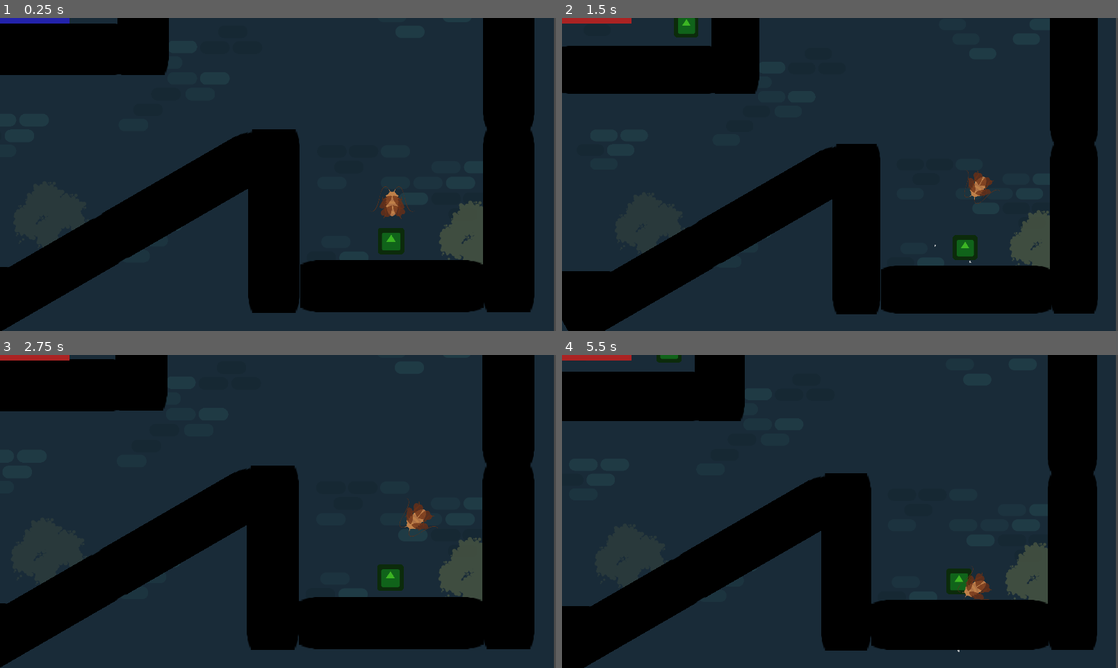
Above: before the commit, frames 1-4 (two rows, left to right).
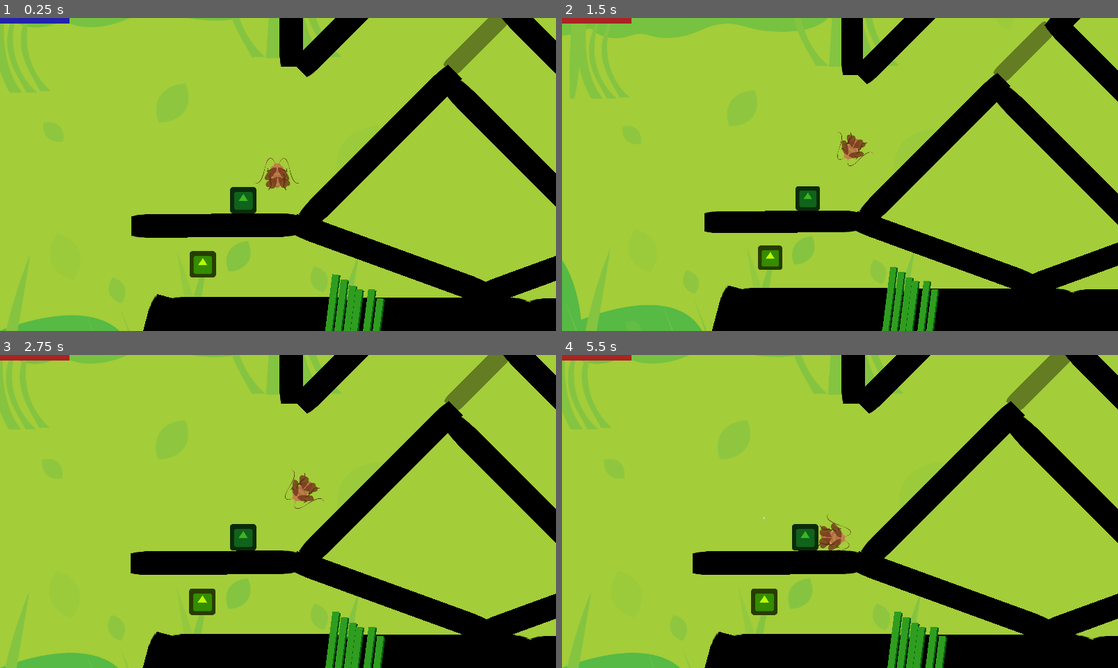
Above: after the commit, the same moments.

Repository: ChibiDenDen/Jook
Game: Godot game, scene res://Scenes/Game.tscn
Same seed, same stepped clock (60 frames per second), same inputs: the game is played once before the commit and once after it. The engine's default icon, where the game draws it, is replaced by a stand-in: a white triangle on a blue panel in a dark square.
Inputs (mouse positions are in pixels of both pictures, inside the frame that each line leads up to):
- Up to frame 1 (0.25 s): no input
- Up to frame 2 (1.5 s): move the mouse to (962, 158) at 0.52 s; hold Space (action) 0.53-1.28 s; hold Right (ui_right) from 0.53 s (still down); click (962, 158) at 0.67 s; tap Up (ui_up) at 0.77 s; move the mouse to (728, 190) at 1.27 s; tap Space (action) at 1.35 s
- Up to frame 3 (2.75 s): tap Up (ui_up) at 1.52 s; move the mouse to (333, 442) at 2.02 s; release Right (ui_right) at 2.03 s; hold Left (ui_left) from 2.03 s (still down); hold Space (action) from 2.03 s (still down)
- Up to frame 4 (5.5 s): move the mouse to (812, 574) at 2.77 s; release Left (ui_left) at 2.78 s; release Space (action) at 2.78 s; hold Right (ui_right) 2.78-4.28 s; tap Space (action) at 2.85, 4.35 s; click (812, 574) at 2.92 s; tap Up (ui_up) at 3.02, 3.77, 4.52 s; move the mouse to (1006, 558) at 3.52 s; hold Space (action) 3.53-4.28 s; move the mouse to (673, 464) at 4.27 s; hold Left (ui_left) 4.28-5.03 s; move the mouse to (867, 511) at 5.02 s; hold Right (ui_right) from 5.03 s (still down); hold Space (action) from 5.03 s (still down); click (867, 511) at 5.17 s

The runs differ from the first frame. In frame 1, 93% of the frame differs, in the area x 0-100%, y 0-100%; in frame 2, 92%; in frame 3, 93%; in frame 4, 93%.

Commit message:
Remove annoying grass, minor level changes

Diff:
--- a/Scenes/Game.tscn
+++ b/Scenes/Game.tscn
@@ -51,6 +51,7 @@
 
 [node name="background-05" type="Sprite" parent="BG"]
 position = Vector2( 0, -5764 )
+scale = Vector2( 1, 1.00368 )
 texture = ExtResource( 12 )
 centered = false
 
@@ -86,7 +87,7 @@
 position = Vector2( 2302.57, -588.376 )
 
 [node name="Player" type="Node2D" parent="."]
-position = Vector2( 2169.21, 1130.22 )
+position = Vector2( 882.488, -1545.5 )
 __meta__ = {
 "_edit_group_": true
 }
@@ -376,13 +377,8 @@
 position = Vector2( 2382.05, -2898.2 )
 scale = Vector2( -1, -1 )
 
-[node name="Grass4" parent="World/Grass" instance=ExtResource( 18 )]
-position = Vector2( 2757.83, -1822.22 )
-rotation = 1.5708
-scale = Vector2( -1, -1 )
-
 [node name="Grass17" parent="World/Grass" instance=ExtResource( 18 )]
-position = Vector2( 2557.82, -1569.82 )
+position = Vector2( 2599.86, -1616.91 )
 rotation = 1.5708
 scale = Vector2( -1, -1 )
 
